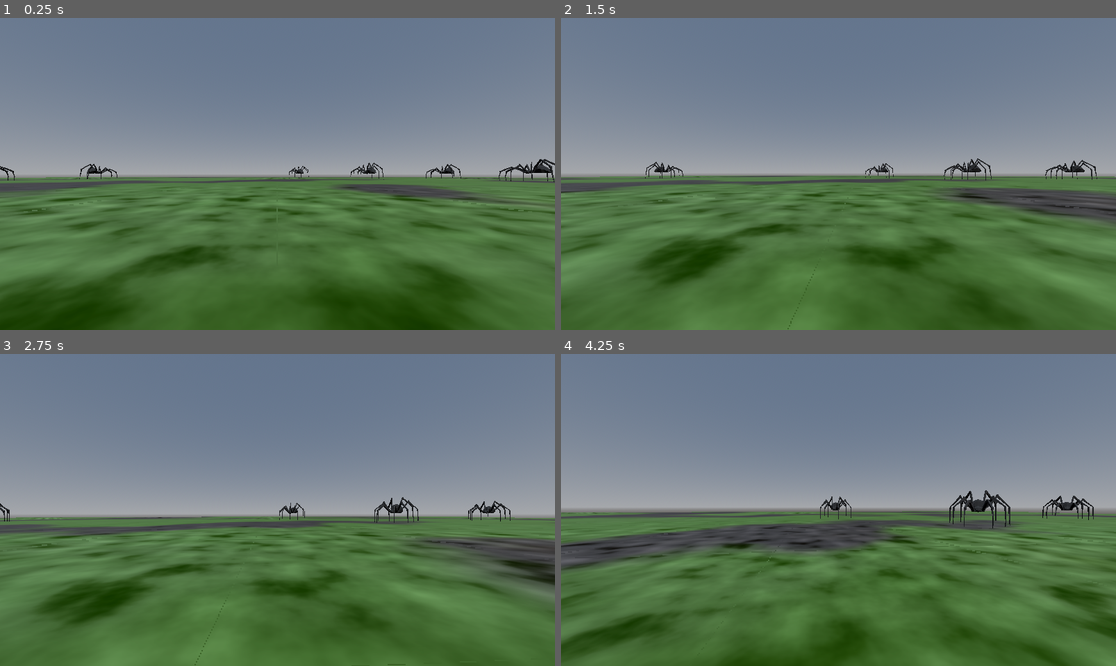
Above: before the commit, frames 1-4 (two rows, left to right).
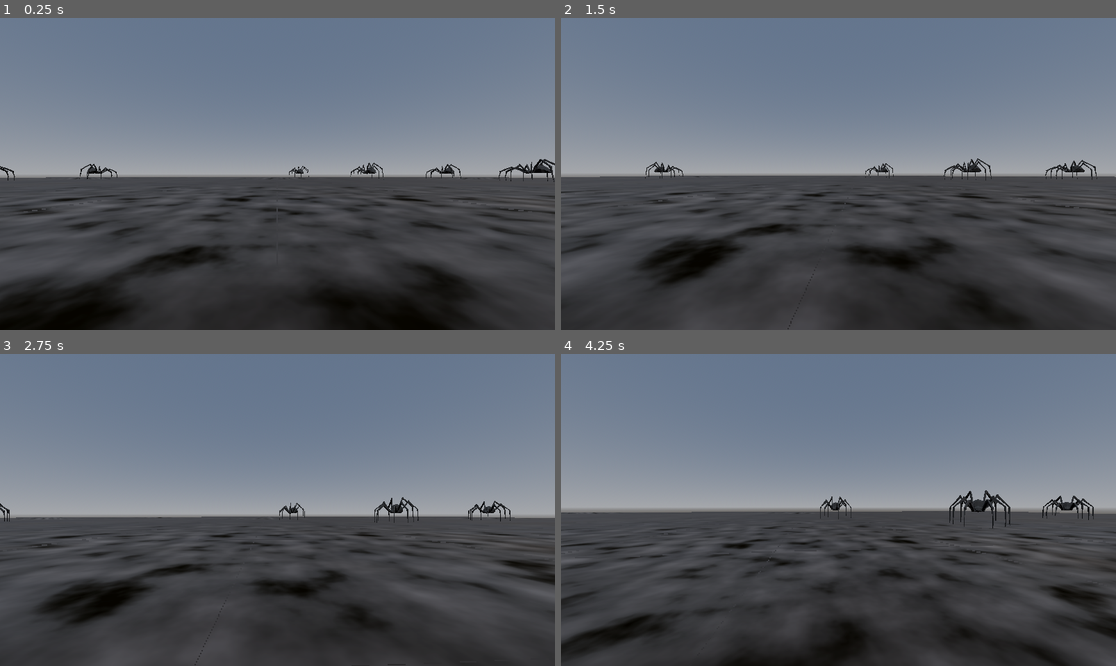
Above: after the commit, the same moments.

Repository: Tom3s/arachnophobia
Game: Godot game, scene res://Environment.tscn
The game is run twice, just before and just after one commit, with the same random seed, the same clock (stepped at 60 frames per second) and the same inputs.
Inputs (mouse positions are in pixels of both pictures, inside the frame that each line leads up to):
- Up to frame 1 (0.25 s): no input
- Up to frame 2 (1.5 s): move the mouse to (866, 174) at 0.52 s; hold Shift (sprint) 0.53-1.28 s; hold W (move_forward) from 0.53 s (still down); tap Space (jump) at 0.77 s; move the mouse to (810, 174) at 1.27 s; tap Shift (sprint) at 1.35 s
- Up to frame 3 (2.75 s): keep holding W (move_forward); tap Space (jump) at 1.52 s; move the mouse to (288, 503) at 2.02 s; hold Shift (sprint) from 2.03 s (still down)
- Up to frame 4 (4.25 s): keep holding W (move_forward); move the mouse to (832, 516) at 2.77 s; release Shift (sprint) at 2.78 s; tap Shift (sprint) at 2.85 s; tap Space (jump) at 3.02, 3.77 s; move the mouse to (877, 513) at 3.52 s; hold Shift (sprint) from 3.53 s (still down)

The runs differ from the first frame. In frame 1, 47% of the frame differs, in the area x 0-100%, y 51-100%; in frame 2, 46%; in frame 3, 44%; in frame 4, 43%.

Commit message:
Grass Grows with tamed spiders

Diff:
--- a/Environment.tscn
+++ b/Environment.tscn
@@ -23,7 +23,7 @@
 [sub_resource type="ShaderMaterial" id="ShaderMaterial_gmcll"]
 render_priority = 0
 shader = ExtResource("1_4rly7")
-shader_parameter/MixWeight = 0.565
+shader_parameter/MixWeight = 0.0
 shader_parameter/UVOffset = null
 
 [node name="Environment" type="Node3D"]
--- a/EventListener.gd
+++ b/EventListener.gd
@@ -5,6 +5,9 @@
 @onready var spiders: Node3D = %Spiders
 @onready var player: Node3D = %Player
 @onready var basePlane: MeshInstance3D = %BasePlane
+
+var totalSpiderCount: int = 20
+var tamedSpiderCount: int = 0
 
 # Called when the node enters the scene tree for the first time.
 const SPIDER_SPAWN_RANGE = 75
@@ -14,10 +17,11 @@
 	# 	spider.player = player
 	var spawnedSpiders := 0
 	var occupiedPositions: PackedVector3Array = PackedVector3Array()
-	while spawnedSpiders < 20:
+	while spawnedSpiders < totalSpiderCount:
 		var spider := spiderScene.instantiate()
 		spider.player = player
 		spiders.add_child(spider)
+		spider.justTamed.connect(handleSpiderTaming)
 
 		while true:
 			var newPosition = Vector3((randf() * 2 - 1) * SPIDER_SPAWN_RANGE, 0, (randf() * 2 - 1) * SPIDER_SPAWN_RANGE)
@@ -37,3 +41,9 @@
 		basePlane.global_position = Vector3(pos.x * player.GRID_SIZE, 0, pos.y * player.GRID_SIZE)
 		(basePlane.get_surface_override_material(0) as ShaderMaterial).set_shader_parameter("UVOffset", Vector2(pos.x / 20.0, pos.y / 20.0))
 	)
+
+func handleSpiderTaming():
+	tamedSpiderCount += 1
+	var tamedRatio = tamedSpiderCount / float(totalSpiderCount)
+
+	(basePlane.get_surface_override_material(0) as ShaderMaterial).set_shader_parameter("MixWeight", tamedRatio)
